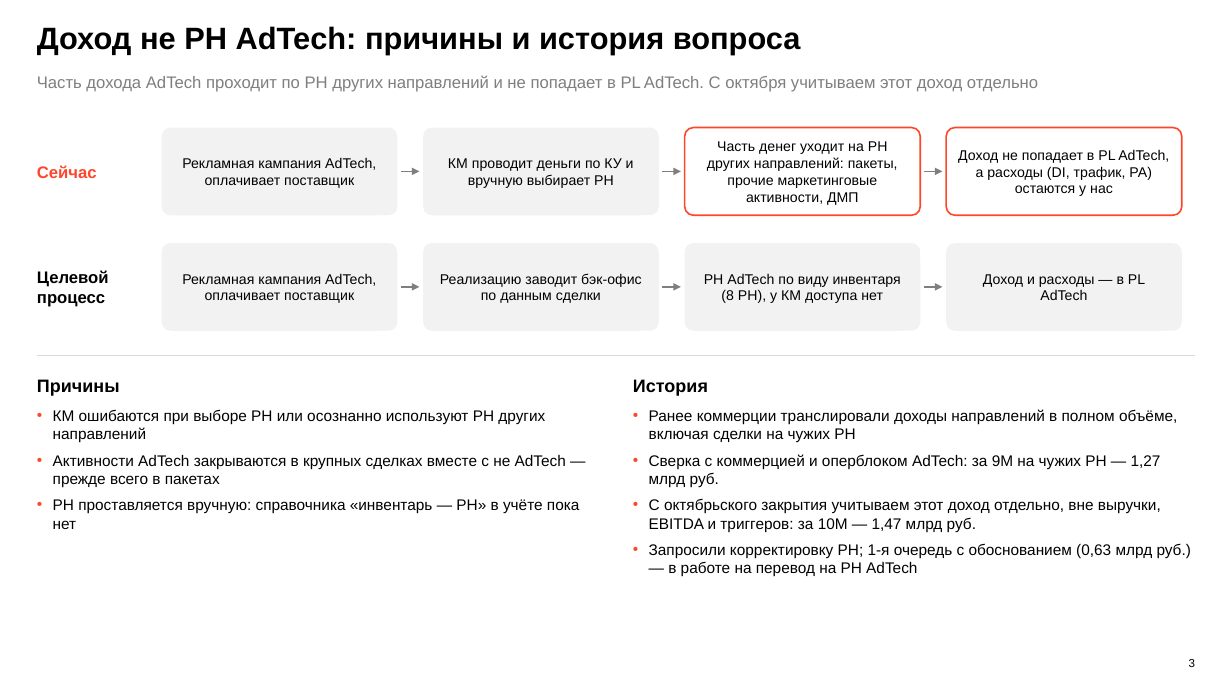
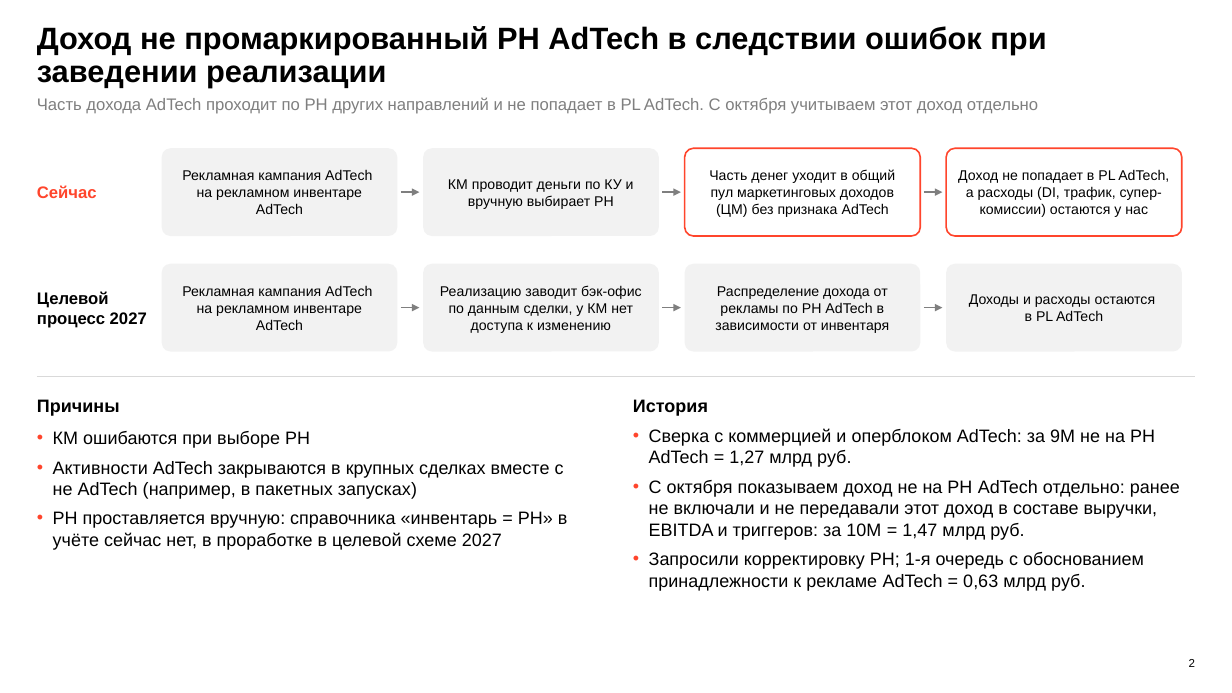
Before and after one commit to DenisMagnit/1, a slide deck: slide 2 of AT_FIN_OCT_2026.pptx (slide 3 before the commit). Drawn at 1232x693 pixels with LibreOffice and Linux fonts; fonts in the diff are those of the drawing; background and template pictures are left out. Boxes give left, top, right and bottom in pixels: in the first picture for what was removed or moved away, otherwise in the second. Text is boxed around its words. In the diff, an @@ line names an element or a change of style, - is before the commit and + after.

```diff
--- a/AT_FIN_OCT_2026.pptx
+++ b/AT_FIN_OCT_2026.pptx
@@ text at (37, 26, 1046, 88): text changed @@
-Доход не РН AdTech: причины и история вопроса
+Доход не промаркированный РН AdTech в следствии ошибок при заведении реализации
@@ 8 rounded rectangles, 6 arrows, 2 texts, 1 line: place and size @@
-8 rounded rectangles, 6 arrows, 2 texts, 1 line at (37, 75, 1195, 356)
+8 rounded rectangles, 6 arrows, 2 texts, 1 line at (37, 97, 1195, 376)
@@ text in rounded rectangle at (182, 169, 372, 214): text changed @@
-Рекламная кампания AdTech, оплачивает поставщик
+Рекламная кампания AdTech
+на рекламном инвентаре AdTech
@@ text in rounded rectangle at (709, 169, 895, 217): text changed @@
-Часть денег уходит на РН других направлений: пакеты, прочие маркетинговые активности, ДМП
+Часть денег уходит в общий пул маркетинговых доходов (ЦМ) без признака AdTech
@@ text in rounded rectangle at (958, 169, 1169, 217): text changed @@
-Доход не попадает в PL AdTech, а расходы (DI, трафик, РА) остаются у нас
+Доход не попадает в PL AdTech, а расходы (DI, трафик, супер-комиссии) остаются у нас
@@ text at (37, 291, 147, 328): text changed @@
-Целевой процесс
+Целевой процесс 2027
@@ text in rounded rectangle at (182, 285, 372, 330): text changed @@
-Рекламная кампания AdTech, оплачивает поставщик
+Рекламная кампания AdTech
+на рекламном инвентаре AdTech
@@ text in rounded rectangle at (440, 285, 642, 333): text changed @@
-Реализацию заводит бэк-офис по данным сделки
+Реализацию заводит бэк-офис по данным сделки, у КМ нет доступа к изменению
@@ text in rounded rectangle at (715, 286, 889, 333): text changed @@
-РН AdTech по виду инвентаря (8 РН), у КМ доступа нет
+Распределение дохода от рекламы по РН AdTech в зависимости от инвентаря
@@ text in rounded rectangle at (969, 294, 1155, 321): text changed @@
-Доход и расходы — в PL AdTech
+Доходы и расходы остаются
+в PL AdTech
@@ text "Причины": place and size @@
-text "Причины" at (37, 379, 579, 529)
+text "Причины" at (37, 399, 568, 550)
@@ text "История": place and size @@
-text "История" at (633, 379, 1191, 577)
+text "История" at (633, 399, 1180, 591)
@@ text at (53, 431, 568, 550): text changed; size 12 to 14 pt @@
-• КМ ошибаются при выборе РН или осознанно используют РН других направлений
-• Активности AdTech закрываются в крупных сделках вместе с не AdTech — прежде всего в пакетах
-• РН проставляется вручную: справочника «инвентарь — РН» в учёте пока нет
+• КМ ошибаются при выборе РН
+• Активности AdTech закрываются в крупных сделках вместе с не AdTech (например, в пакетных запусках)
+• РН проставляется вручную: справочника «инвентарь = РН» в учёте сейчас нет, в проработке в целевой схеме 2027
@@ text at (649, 428, 1180, 591): text changed; size 12 to 14 pt @@
-• Ранее коммерции транслировали доходы направлений в полном объёме, включая сделки на чужих РН
-• Сверка с коммерцией и оперблоком AdTech: за 9М на чужих РН — 1,27 млрд руб.
-• С октябрьского закрытия учитываем этот доход отдельно, вне выручки, EBITDA и триггеров: за 10М — 1,47 млрд руб.
-• Запросили корректировку РН; 1-я очередь с обоснованием (0,63 млрд руб.) — в работе на перевод на РН AdTech
+• Сверка с коммерцией и оперблоком AdTech: за 9М не на РН AdTech = 1,27 млрд руб.
+• С октября показываем доход не на РН AdTech отдельно: ранее не включали и не передавали этот доход в составе выручки, EBITDA и триггеров: за 10М = 1,47 млрд руб.
+• Запросили корректировку РН; 1-я очередь с обоснованием принадлежности к рекламе AdTech = 0,63 млрд руб.
```
Also in this commit, not shown: 8 other slides changed, 1 slide added, 1 slide removed.
